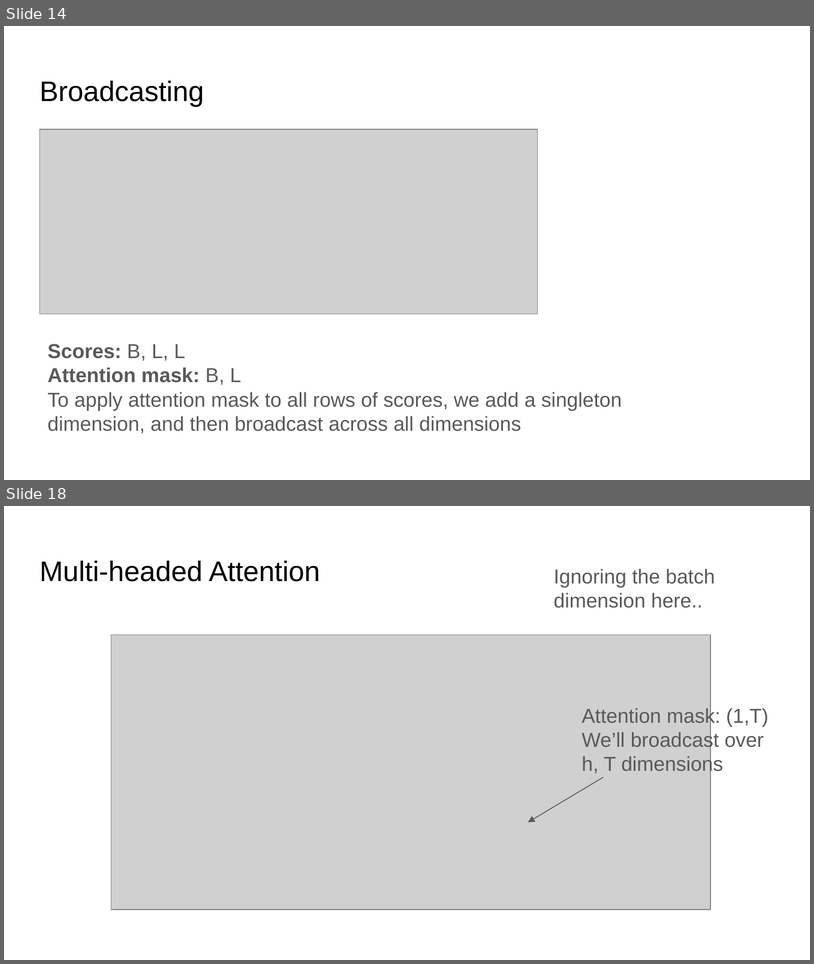
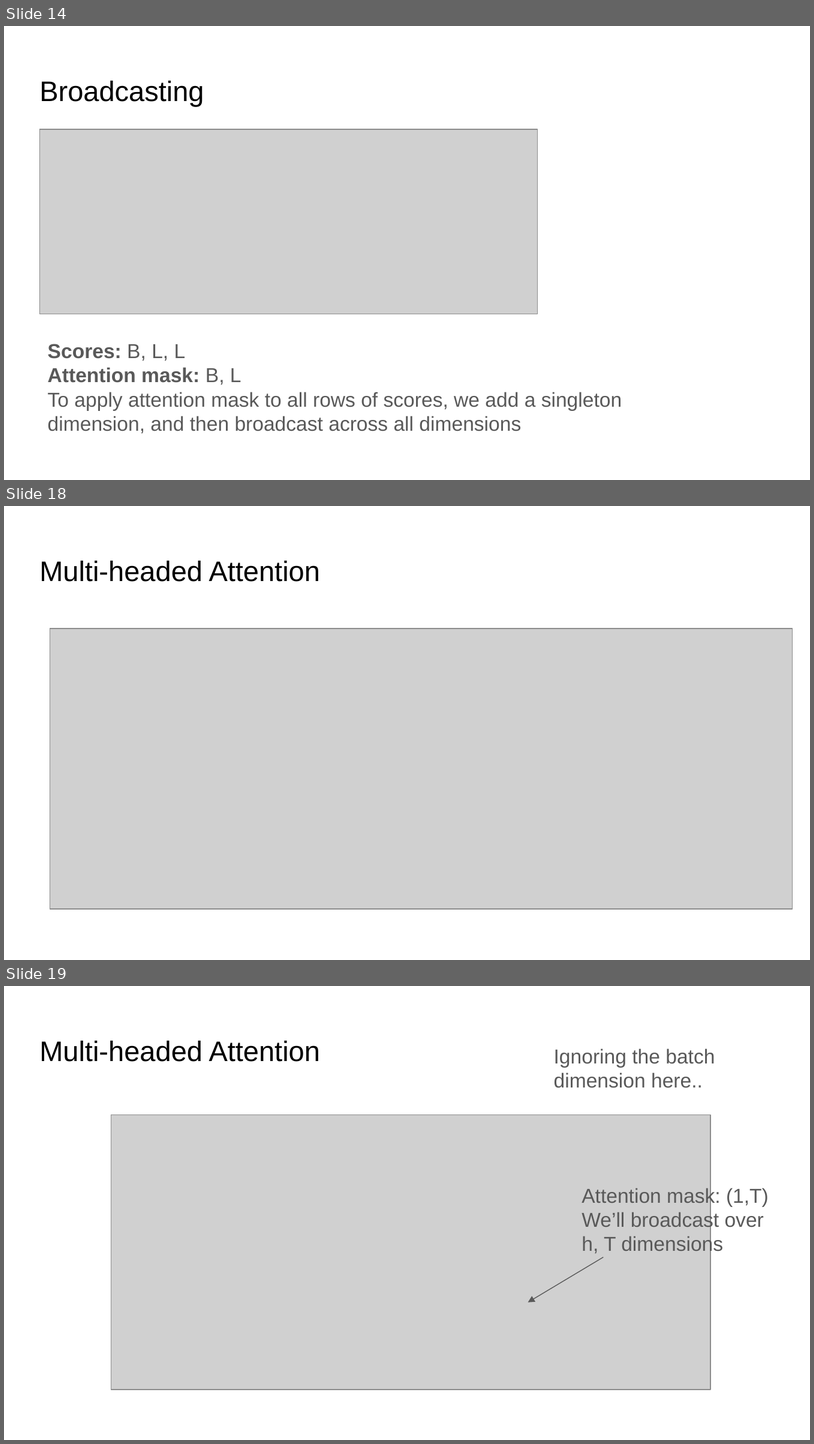
Before and after one commit to ankur6ue/deep-learning-course, a slide deck: Module 5/class_5.4/deep_learning_course_class_5.4.pptx. Shown one above the other, each under a label of ours: slides 14 and 18 before the commit, slides 14, 18 and 19 after it; the slides between them are not shown. The pictures are 814x964 and 814x1444 pixels, drawn with LibreOffice and Linux fonts; fonts in the diff are those of the drawing; grey boxes stand for pictures. Boxes give left, top, right and bottom in pixels: in the first picture for what was removed or moved away, otherwise in the second. Text is boxed around its words. In the diff, an @@ line names an element or a change of style, - is before the commit and + after.

```diff
--- a/Module 5/class_5.4/deep_learning_course_class_5.4.pptx
+++ b/Module 5/class_5.4/deep_learning_course_class_5.4.pptx
@@ slide 18 added at (4,506,810,960), background #FFFFFF @@
@@ title added at (39,561,320,582), 25.2 pt, text #000000 @@
+Multi-headed Attention
@@ picture added at (50,628,792,909) @@
@@ what was slide 18 is now slide 19 @@
```
Also in this commit, not shown: 4 slides changed, 3 other slides added, 2 slides removed, 1 other file.
